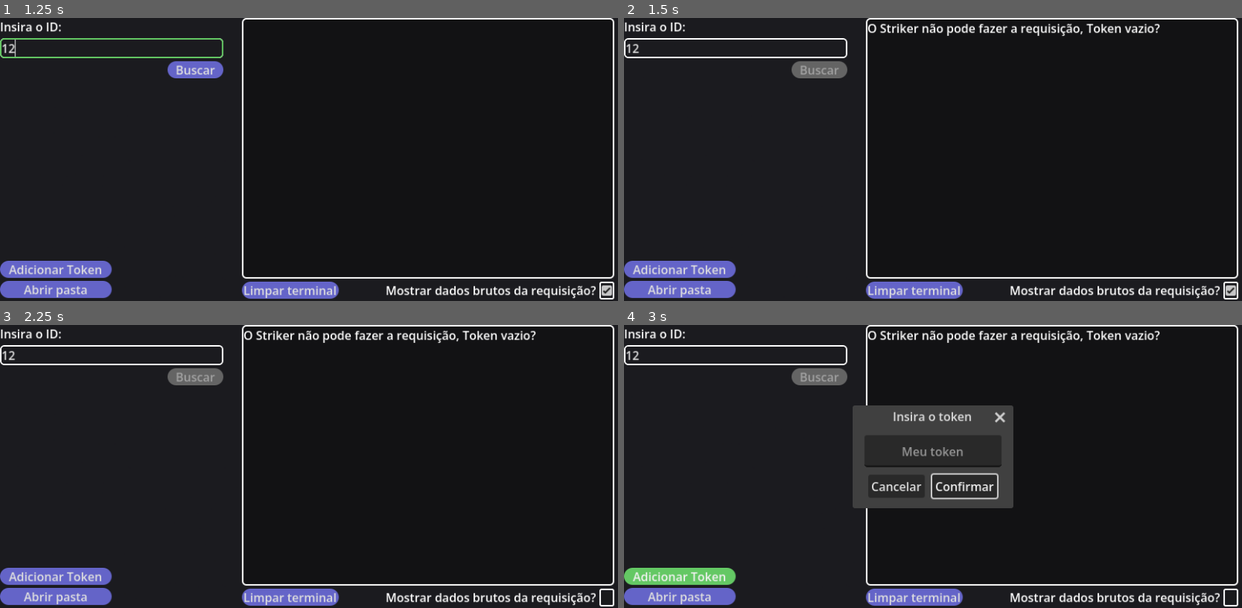
Above: before the commit, frames 1-4 (two rows, left to right).
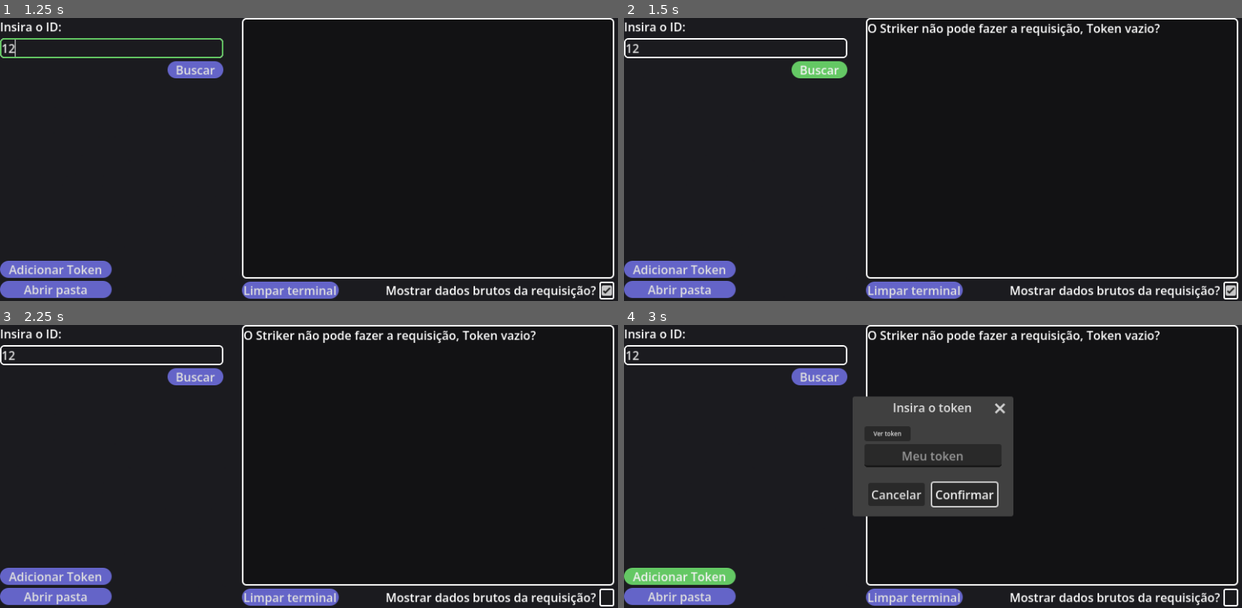
Above: after the commit, the same moments.

Repository: LucEvenepoel/Striker
Game: Godot game, scene res://scenes/MainApp.tscn
Two runs of this game, one before a commit and one after it. Both use one fixed random seed, a clock stepped at 60 frames per second and the inputs below.
Inputs (mouse positions are in pixels of both pictures, inside the frame that each line leads up to):
- Up to frame 1 (1.25 s): click (111, 49) at 0.52 s; type "12" at 0.6 s
- Up to frame 2 (1.5 s): click "Buscar" at 1.25 s
- Up to frame 3 (2.25 s): click (605, 596) at 2 s
- Up to frame 4 (3 s): click "Adicionar Token" at 2.75 s

Frame 1 is identical in both runs. In frame 2, 0.5% of the frame differs, in the area x 27-37%, y 15-22%; in frame 3, 0.5%; in frame 4, 3.6%, in the area x 27-63%, y 15-68%.

Commit message:
Correção de problemas e melhoria na exibição dos links no console

Diff:
--- a/autoload/signal_manager.gd
+++ b/autoload/signal_manager.gd
@@ -7,13 +7,10 @@
 signal read_finshed
 
 @warning_ignore("unused_signal")
-signal new_data_inserted
-
-@warning_ignore("unused_signal")
 signal console_log
 
 @warning_ignore("unused_signal")
-signal search_user
+signal console_show_link
 
 @warning_ignore("unused_signal")
 signal search_finshed
--- a/autoload/web/fetch.gd
+++ b/autoload/web/fetch.gd
@@ -17,12 +17,11 @@
 }
 
 func _ready() -> void:
-	SignalManager.search_user.connect(fetch)
 	add_child(http)
 	http.request_completed.connect(finish_fetch)
 	http.timeout = 15
 
-func fetch(UserID: String) -> void:
+func fetch(UserID: String):
 	if actual_dictionary["Token"] != "":
 		user_bag["UserID"] = UserID
 		var url = DISCORD_USER_STATIC_API + user_bag["UserID"]
@@ -31,13 +30,24 @@
 			"Content-Type: application/json",
 			"User-Agent: %s" % STRIKER_USER_AGENT
 		]
-		http.request(url, headers)
+		var err := http.request(url, headers)
+		if err != OK:
+			SignalManager.console_log.emit("Falha ao iniciar a requisição (erro %d)." % err)
+			SignalManager.search_finshed.emit()
+			return
+
+		return OK
 	else:
 		SignalManager.console_log.emit("O Striker não pode fazer a requisição, Token vazio?")
 		SignalManager.search_finshed.emit()
 		return
 
-func finish_fetch(_result: int, response_code: int, _headers: PackedStringArray, body: PackedByteArray) -> void:
+func finish_fetch(result: int, response_code: int, _headers: PackedStringArray, body: PackedByteArray) -> void:
+	if result != HTTPRequest.RESULT_SUCCESS:
+		SignalManager.console_log.emit("Falha de rede ou tempo esgotado (código %d)." % result)
+		SignalManager.search_finshed.emit()
+		return
+
 	var data = body.get_string_from_utf8()
 	var json = JSON.new()
 
@@ -77,19 +87,20 @@
 	if user_bag["AvatarID"] == null && user_bag["BannerID"] == null:
 		SignalManager.console_log.emit("O usuário não possui nenhum Avatar/Banner")
 		SignalManager.search_finshed.emit()
+		return
 
 	if !(user_bag["AvatarID"] == null):
 		if (user_bag["AvatarID"].begins_with("a_")):
 			for url in avatar_bag:
-				SignalManager.console_log.emit(avatar_bag[url])
+				SignalManager.console_show_link.emit(avatar_bag[url], "Avatar Animado")
 		else:
-			SignalManager.console_log.emit(avatar_bag["default_discord_static_avatar_url"])
+			SignalManager.console_show_link.emit(avatar_bag["default_discord_static_avatar_url"], "Avatar")
 
 	if !(user_bag["BannerID"] == null):
 		if (user_bag["BannerID"].begins_with("a_")):
 			for url in banner_bag:
-				SignalManager.console_log.emit(banner_bag[url])
+				SignalManager.console_show_link.emit(banner_bag[url], "Banner Animado")
 		else:
-			SignalManager.console_log.emit(banner_bag["default_discord_static_banner_url"])
+			SignalManager.console_show_link.emit(banner_bag["default_discord_static_banner_url"], "Banner")
 
 	SignalManager.search_finshed.emit()
--- a/components/UI Logic/console.gd
+++ b/components/UI Logic/console.gd
@@ -1,22 +1,30 @@
 extends Control
 
-@onready var main: Node2D = $".."
 @onready var console_screen: RichTextLabel = $VBoxContainer/Console
 @onready var show_output_button: CheckBox = $VBoxContainer/HBoxContainer/ShowOutputLabel/ShowOutputButton
 
 func _ready() -> void:
 	SignalManager.console_log.connect(add_message)
-	SignalManager.read_finshed.connect(change_output_button_state)
+	SignalManager.console_show_link.connect(add_link)
+	SignalManager.read_finshed.connect(
+	func ():
+		show_output_button.set_pressed_no_signal(FileManager.actual_dictionary["ShowAPIResponse"])
+	)
 
-func change_output_button_state() -> void:
-	show_output_button.button_pressed = FileManager.actual_dictionary["ShowAPIResponse"]
+func _on_show_output_button_toggled(toggled_on: bool) -> void:
+	FileManager.write("ShowAPIResponse", toggled_on)
 
-func add_message(message: String) -> void:
-	console_screen.append_text(message + "\n")
+func add_link(Link: String, Message: String):
+	var bb_code_link = "[url=%s][color=blue]Abrir %s no navegador[/color][/url] \n" % [Link, Message]
+	console_screen.append_text(bb_code_link)
 	console_screen.scroll_to_line(console_screen.get_line_count() - 1)
+
+func add_message(Message: String) -> void:
+	console_screen.add_text(Message + "\n")
+	console_screen.scroll_to_line(console_screen.get_line_count() - 1)
+
+func _on_console_meta_clicked(meta: Variant) -> void:
+	OS.shell_open(meta)
 
 func _on_clear_console_button_pressed() -> void:
 	console_screen.text = ""
-
-func _on_show_output_button_toggled(toggled_on: bool) -> void:
-	SignalManager.new_data_inserted.emit("ShowAPIResponse", toggled_on)
--- a/components/UI Logic/insert_token_popup.gd
+++ b/components/UI Logic/insert_token_popup.gd
@@ -1,6 +1,7 @@
 extends Window
 
-@onready var input: LineEdit = $TokenInput
+@onready var input: LineEdit = $VerticalAlignment/TokenInput
+@onready var secret_button: Button = $VerticalAlignment/SecretButton
 
 func _on_confirmed() -> void:
 	var token = input.text.strip_edges()
@@ -12,7 +13,18 @@
 		OS.alert("Este token parece ter um tamanho inválido, verifique-o!", "Atenção!")
 		return
 
-	SignalManager.new_data_inserted.emit("Token", token)
+	var err = FileManager.write("Token", token)
+	if err != OK:
+		OS.alert("Não foi possível guardar o token.", "Alerta!")
 
 func _on_canceled() -> void:
 	input.text = ""
+
+func _on_secret_button_pressed() -> void:
+	match input.secret:
+		true:
+			input.secret = false
+			secret_button.text = "Ocultar token"
+		false:
+			input.secret = true
+			secret_button.text = "Ver token"
--- a/components/main.gd
+++ b/components/main.gd
@@ -6,9 +6,7 @@
 @onready var run_button: Button = $Control/VBoxContainer/IDArea/ROW2/RunButton
 @onready var token_insert_popup: ConfirmationDialog = $InsertTokenPopup
 
-
 func _ready() -> void:
-	SignalManager.new_data_inserted.connect(FileManager.write)
 	SignalManager.search_finshed.connect(
 		func (): run_button.disabled = false
 	)
@@ -21,12 +19,17 @@
 	token_insert_popup.visible = true
 
 func _on_run_button_pressed() -> void:
-	if IDline.text == "":
+	var input: String = IDline.text
+
+	if input == "":
 		OS.alert("O campo de ID não pode estar vazio.", "Alerta!")
 		return
-	elif not IDline.text.is_valid_int():
+	if !(input.is_valid_int()):
 		OS.alert("O ID só pode conter números.", "Alerta!")
 		return
-	else:
-		SignalManager.search_user.emit(IDline.text)
-		run_button.disabled = true
+	elif (int(input) < 0):
+		OS.alert("ID inválido, um ID nunca pode ser negativo.", "Alerta!")
+		return
+
+	run_button.disabled = true
+	Fetch.fetch(input)
--- a/scenes/Console.tscn
+++ b/scenes/Console.tscn
@@ -38,6 +38,7 @@
 layout_mode = 2
 focus_mode = 2
 theme_override_styles/normal = SubResource("StyleBoxFlat_6ll0r")
+bbcode_enabled = true
 selection_enabled = true
 
 [node name="HBoxContainer" type="HBoxContainer" parent="VBoxContainer" unique_id=982282553]
@@ -69,5 +70,6 @@
 theme_override_styles/hover = ExtResource("1_6ll0r")
 theme_override_styles/focus = ExtResource("1_6ll0r")
 
+[connection signal="meta_clicked" from="VBoxContainer/Console" to="." method="_on_console_meta_clicked"]
 [connection signal="pressed" from="VBoxContainer/HBoxContainer/ClearConsoleButton" to="." method="_on_clear_console_button_pressed"]
 [connection signal="toggled" from="VBoxContainer/HBoxContainer/ShowOutputLabel/ShowOutputButton" to="." method="_on_show_output_button_toggled"]
--- a/scenes/InsertTokenPopup.tscn
+++ b/scenes/InsertTokenPopup.tscn
@@ -6,18 +6,34 @@
 oversampling_override = 1.0
 title = "Insira o token"
 initial_position = 2
+size = Vector2i(200, 123)
 visible = true
 ok_button_text = "Confirmar"
 cancel_button_text = "Cancelar"
 script = ExtResource("1_obivy")
 
-[node name="TokenInput" type="LineEdit" parent="." unique_id=626148605]
+[node name="VerticalAlignment" type="VBoxContainer" parent="." unique_id=566662731]
 offset_left = 8.0
 offset_top = 8.0
 offset_right = 192.0
-offset_bottom = 51.0
+offset_bottom = 74.0
+
+[node name="SecretButton" type="Button" parent="VerticalAlignment" unique_id=39195416]
+custom_minimum_size = Vector2(62, 20)
+custom_maximum_size = Vector2(62, 20)
+layout_mode = 2
+size_flags_horizontal = 0
+size_flags_vertical = 4
+theme_override_font_sizes/font_size = 8
+text = "Ver token"
+icon_alignment = 1
+
+[node name="TokenInput" type="LineEdit" parent="VerticalAlignment" unique_id=626148605]
+layout_mode = 2
 placeholder_text = "Meu token"
 alignment = 1
+secret = true
 
 [connection signal="canceled" from="." to="." method="_on_canceled"]
 [connection signal="confirmed" from="." to="." method="_on_confirmed"]
+[connection signal="pressed" from="VerticalAlignment/SecretButton" to="." method="_on_secret_button_pressed"]
